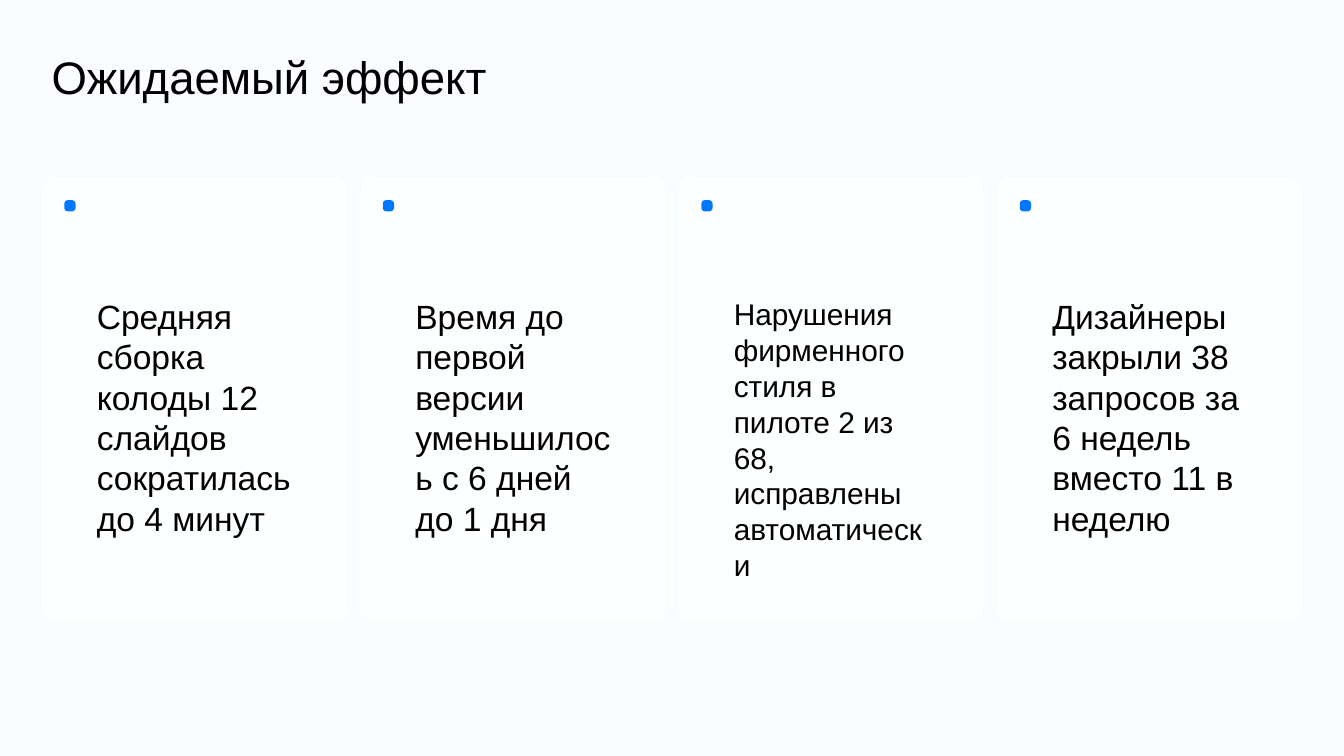
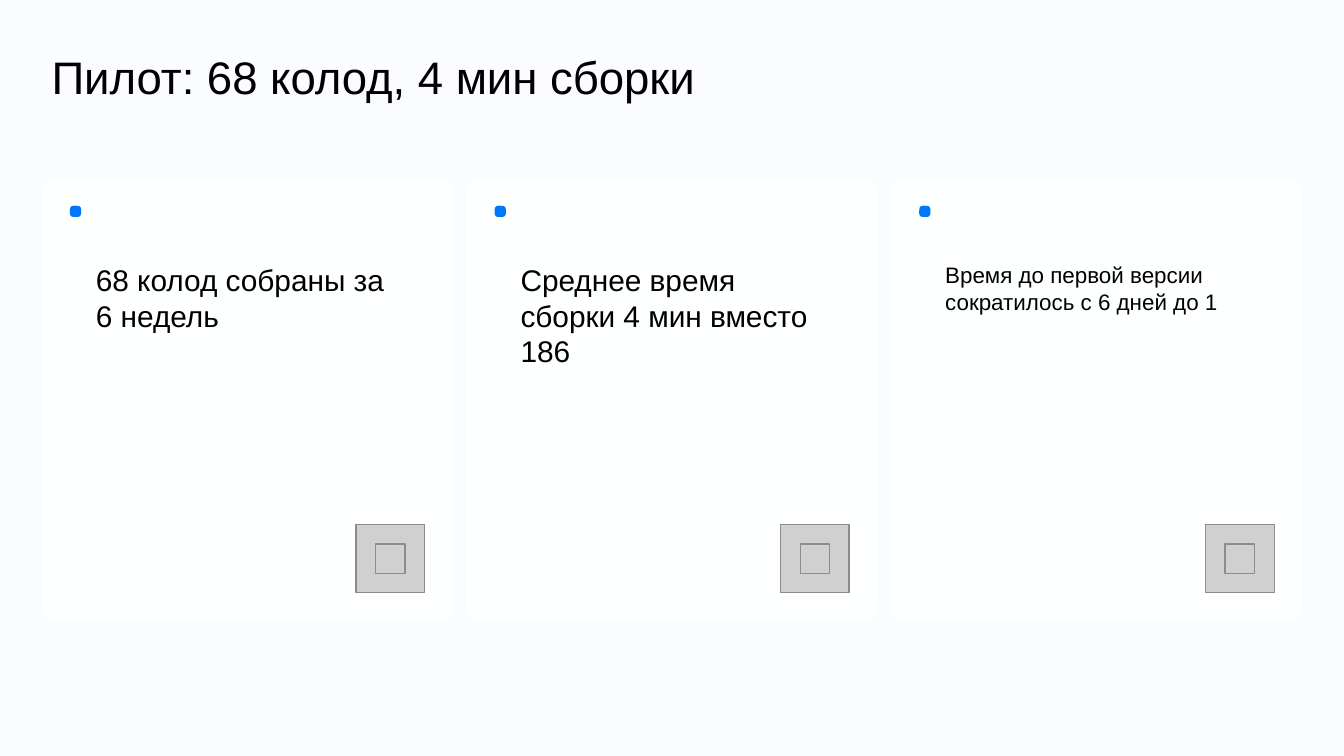
Before and after one commit to DiFoxenGit/-VKTechHackathon, a slide deck: slide 4 of samples/VK_Tech_шаблон__classic.pptx. Drawn at 1344x756 pixels with LibreOffice and Linux fonts; fonts in the diff are those of the drawing; grey boxes stand for pictures; background and template pictures are left out. Boxes give left, top, right and bottom in pixels: in the first picture for what was removed or moved away, otherwise in the second. Text is boxed around its words. In the diff, an @@ line names an element or a change of style, - is before the commit and + after.

```diff
--- a/samples/VK_Tech_шаблон__classic.pptx
+++ b/samples/VK_Tech_шаблон__classic.pptx
@@ text at [52, 60, 695, 103]: text changed @@
-Ожидаемый эффект
+Пилот: 68 колод, 4 мин сборки
@@ rounded rectangle: place and size @@
-rounded rectangle at [42, 177, 347, 621]
+rounded rectangle at [42, 177, 453, 621]
@@ proportions changed in 3 elements at [42, 177, 453, 621], [891, 177, 1302, 621], [466, 177, 878, 621] @@
@@ rounded rectangle: place and size @@
-rounded rectangle at [360, 177, 665, 621]
+rounded rectangle at [466, 177, 878, 621]
@@ rounded rectangle removed at [679, 177, 984, 621] @@
@@ rounded rectangle: place and size @@
-rounded rectangle at [997, 177, 1302, 621]
+rounded rectangle at [891, 177, 1302, 621]
@@ rounded rectangle: place and size @@
-rounded rectangle at [65, 200, 75, 211]
+rounded rectangle at [70, 206, 81, 216]
@@ rounded rectangle: place and size @@
-rounded rectangle at [383, 200, 394, 211]
+rounded rectangle at [495, 206, 505, 216]
@@ rounded rectangle removed at [702, 200, 712, 211] @@
@@ rounded rectangle: place and size @@
-rounded rectangle at [1020, 200, 1031, 211]
+rounded rectangle at [919, 206, 930, 216]
@@ text added at [96, 269, 384, 332], 16 pt, text #000000 @@
+68 колод собраны за 6 недель
@@ text at [945, 266, 1217, 315]: text changed; size 18 to 12 pt @@
-Время до первой версии уменьшилось с 6 дней до 1 дня
+Время до первой версии сократилось с 6 дней до 1
@@ text added at [521, 270, 807, 363], 16 pt, text #000000 @@
+Среднее время сборки 4 мин вместо 186
@@ text removed at [97, 305, 291, 537] @@
-Средняя сборка колоды 12 слайдов сократилась до 4 минут
@@ text removed at [734, 304, 905, 510] @@
-Нарушения фирменного стиля в пилоте 2 из 68, исправлены автоматически
@@ text removed at [1052, 304, 1239, 537] @@
-Дизайнеры закрыли 38 запросов за 6 недель вместо 11 в неделю
@@ picture added at [356, 524, 425, 593] @@
@@ picture added at [781, 524, 849, 593] @@
@@ picture added at [1206, 524, 1274, 593] @@
@@ picture added at [376, 544, 406, 574] @@
@@ picture added at [800, 544, 829, 574] @@
@@ picture added at [1224, 544, 1254, 574] @@
```
Also in this commit, not shown: 3 other slides changed, 5 slides added, 5 slides removed, 19 other files.
